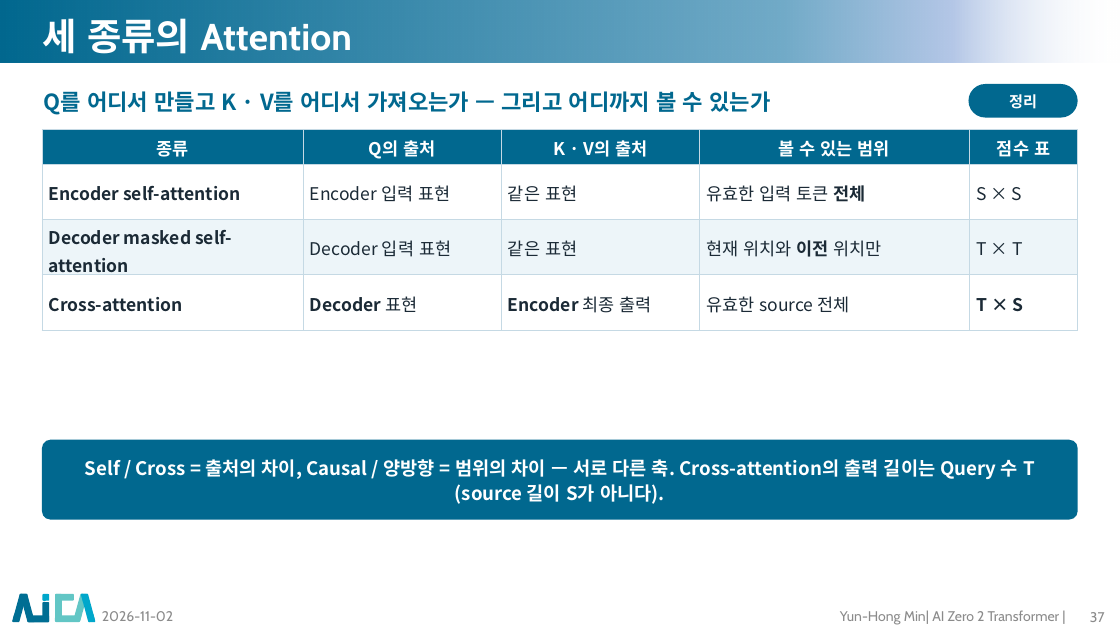
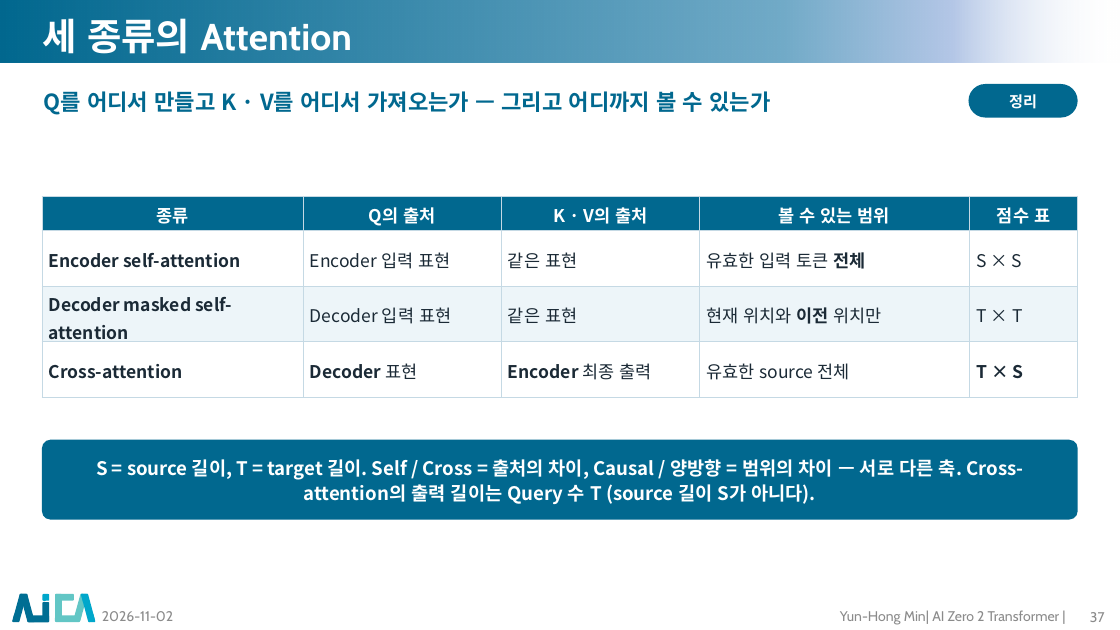
Before and after one commit to myunhh/AI-Zero-2-Transformers, a slide deck: slide 37 of lectures/week05_attention.pptx. Drawn at 1120x630 pixels with LibreOffice and Linux fonts; fonts in the diff are those of the drawing; background and template pictures are left out. Boxes give left, top, right and bottom in pixels: in the first picture for what was removed or moved away, otherwise in the second. Text is boxed around its words. In the diff, an @@ line names an element or a change of style, - is before the commit and + after.

```diff
--- a/lectures/week05_attention.pptx
+++ b/lectures/week05_attention.pptx
@@ table: place and size @@
-table at bbox=[42, 129, 1079, 330]
+table at bbox=[42, 196, 1079, 397]
@@ text in rounded rectangle at bbox=[96, 459, 1023, 504]: text changed @@
-Self / Cross = 출처의 차이, Causal / 양방향 = 범위의 차이 — 서로 다른 축. Cross-attention의 출력 길이는 Query 수 T (source 길이 S가 아니다).
+S = source 길이, T = target 길이. Self / Cross = 출처의 차이, Causal / 양방향 = 범위의 차이 — 서로 다른 축. Cross-attention의 출력 길이는 Query 수 T (source 길이 S가 아니다).
```
Also in this commit, not shown: 32 other slides changed, 12 other files.
